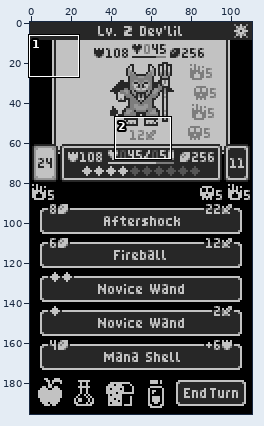
Pixel-art file -- assets/images/mockup2.ase. Above, an overview of the earlier version with the close-up marked.
Close-up. First the earlier version:
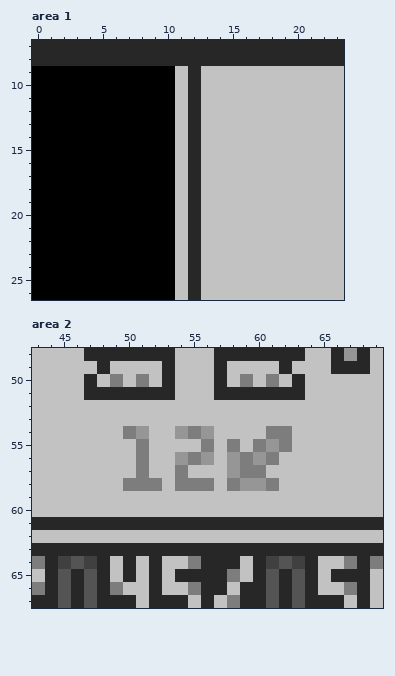
111x196 pixels, 1 frame. Shown: area 1: x 0..23, y 7..26; area 2: x 43..69, y 48..67. The commit also changed other parts of the picture, which this record leaves out.
New version:
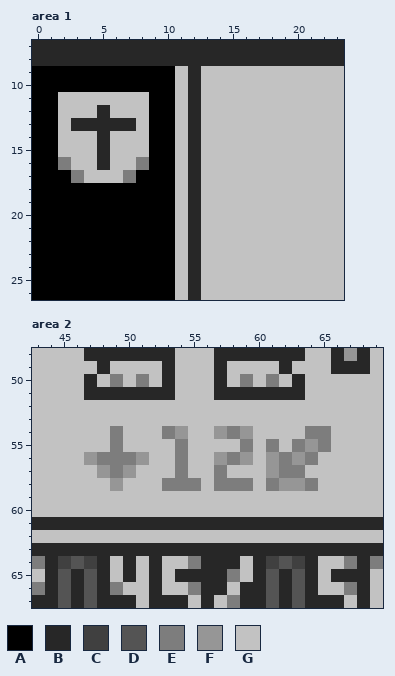
Palette (. is transparent): A #000000  B #272727  C #404040  D #545454  E #7d7d7d  F #969696  G #c2c2c2
The edit:
Area 1, layer "UI Text":
y 11: x 2..8 AAAAAAA -> GGGGGGG
y 12: x 2..8 AAAAAAA -> GGGBGGG
y 13: x 2..8 AAAAAAA -> GBBBBBG
y 14..15: x 2..8 AAAAAAA -> GGGBGGG
y 16: x 2..8 AAAAAAA -> EGGBGGE
y 17: x 3..7 AAAAA -> EGGGE
Area 2, layer "UI Text":
y 54: x 49..51 GEF -> EGG; x 53 G -> E; x 55..59 EFGGG -> GGFEF; x 61..62 EE -> GG; x 64..65 GG -> EE
y 55: x 49 G -> E; x 51 E -> G; x 54 G -> E; x 56 E -> G; x 58..65 EGEFEGGG -> GEGEGEFE
y 56: x 47..51 GGGGE -> FEEEF; x 54..64 FEFGFEFEGGG -> EGGFEFGFEFE
y 57: x 48..51 GGGE -> FEFG; x 57..63 GFEEGGG -> EGGGFEE
y 58: x 49..53 GEEEG -> FGGGE; x 56..57 EG -> GE; x 59..60 FF -> EG; x 62..64 GGG -> FFE
Where, in picture pixels (left, top, right, bottom), the same in both close-ups:
changed: (58, 92, 149, 183)
changed: (84, 426, 331, 491)
